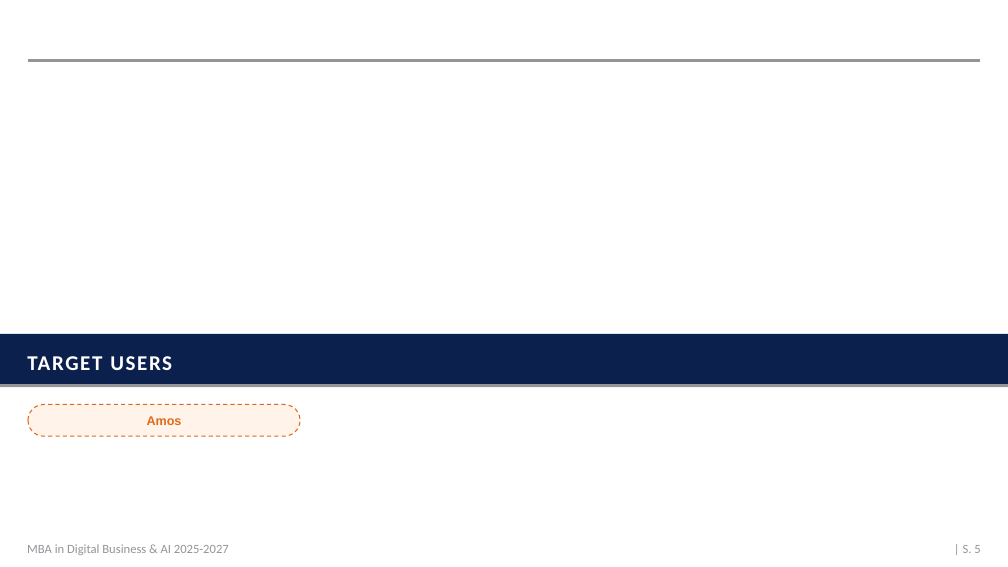
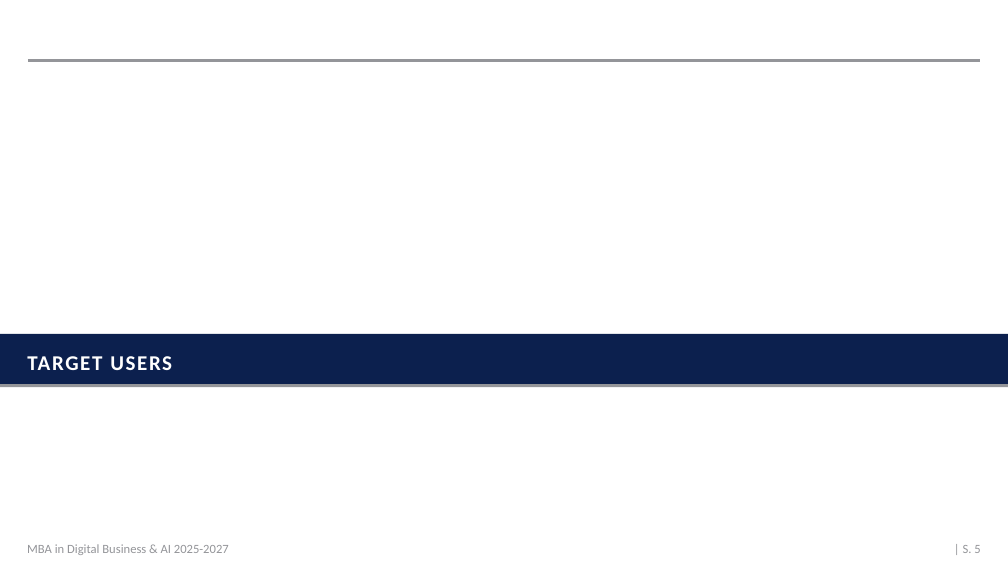
Before and after one commit to mrh421/Applied_AI_DAIY, a slide deck: slide 5 of presentation/DAIY_presentation_v6.pptx. Drawn at 1008x567 pixels with LibreOffice and Linux fonts; fonts in the diff are those of the drawing; background and template pictures are left out. Boxes give left, top, right and bottom in pixels: in the first picture for what was removed or moved away, otherwise in the second. Text is boxed around its words. In the diff, an @@ line names an element or a change of style, - is before the commit and + after.

```diff
--- a/presentation/DAIY_presentation_v6.pptx
+++ b/presentation/DAIY_presentation_v6.pptx
@@ rounded rectangle removed at [28, 405, 300, 436] @@
@@ text removed at [147, 416, 182, 425] @@
-Amos
```
Also in this commit, not shown: 8 other slides changed, 1 other file.
